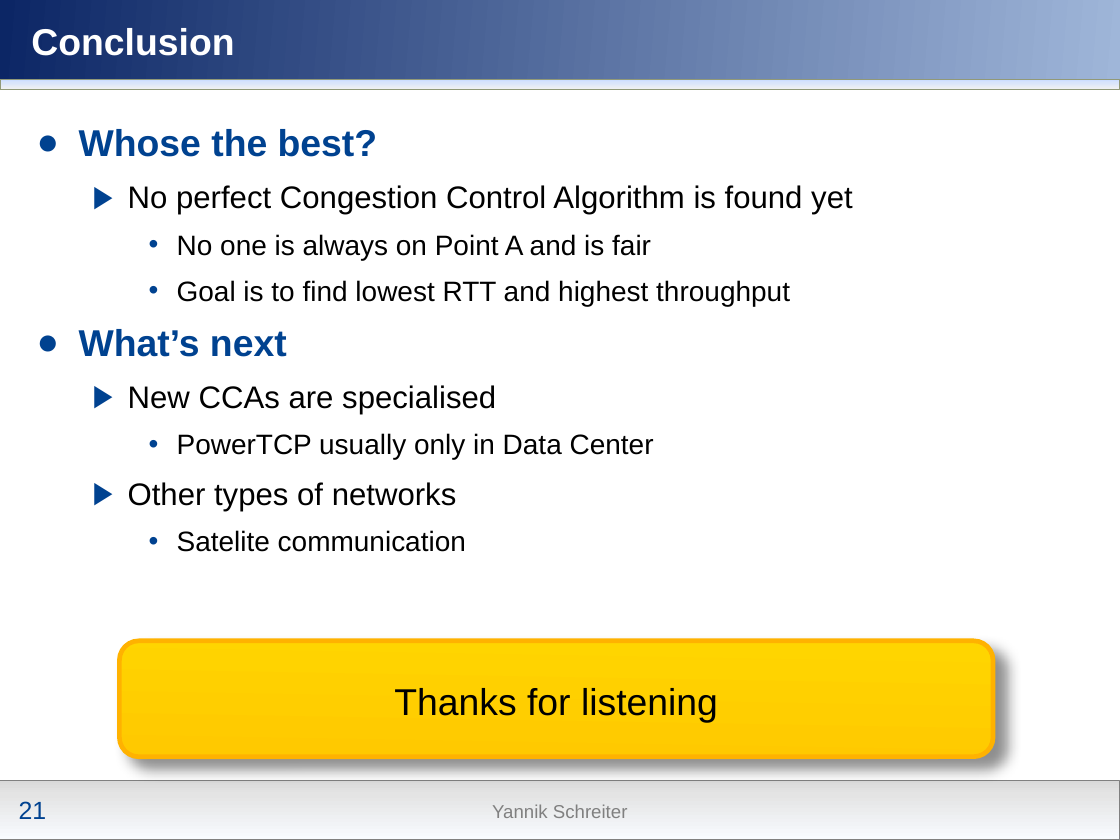
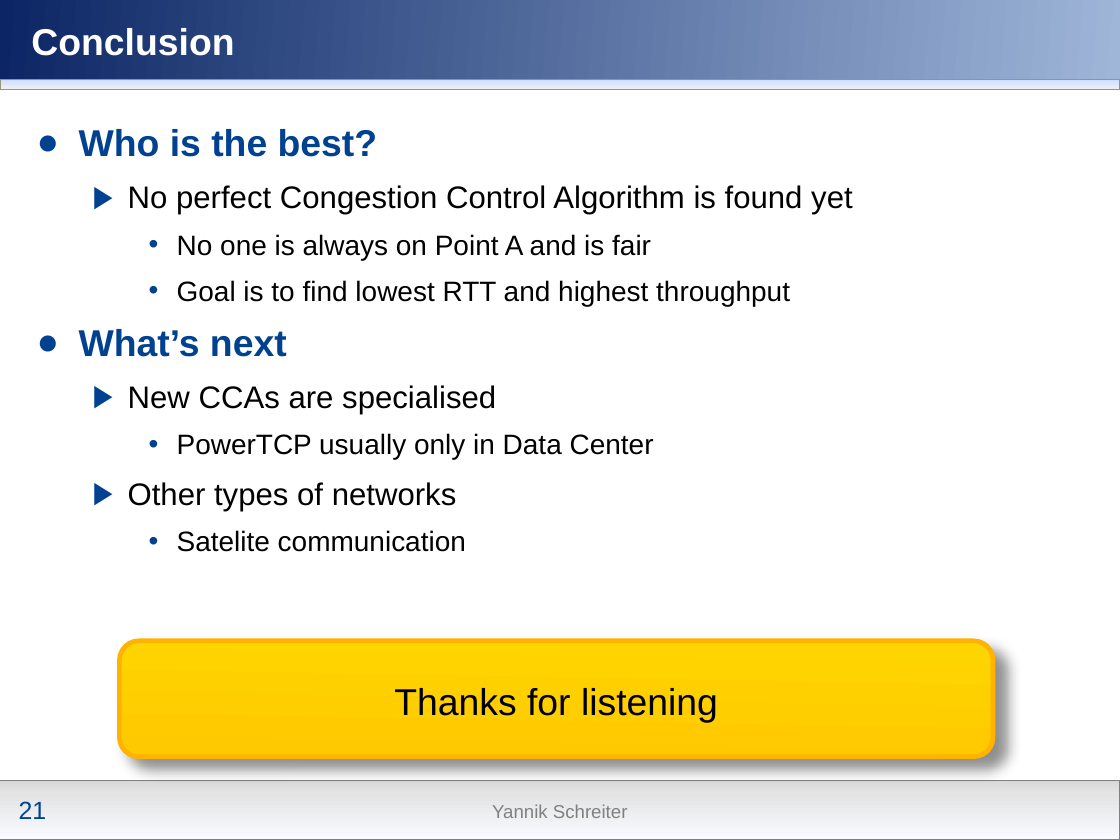
Before and after one commit to nochlachstdu/Seminararbeit, a slide deck: slide 21 of Modern_Congestion_Control.pptx. Drawn at 1120x840 pixels with LibreOffice and Linux fonts; fonts in the diff are those of the drawing; background and template pictures are left out. Boxes give left, top, right and bottom in pixels: in the first picture for what was removed or moved away, otherwise in the second. Text is boxed around its words. In the diff, an @@ line names an element or a change of style, - is before the commit and + after.

```diff
--- a/Modern_Congestion_Control.pptx
+++ b/Modern_Congestion_Control.pptx
@@ text at (x1=79, y1=129, x2=378, y2=157): text changed @@
-● Whose the best?
+● Who is the best?
```
Also in this commit, not shown: 3 other slides changed, 1 slide added.
